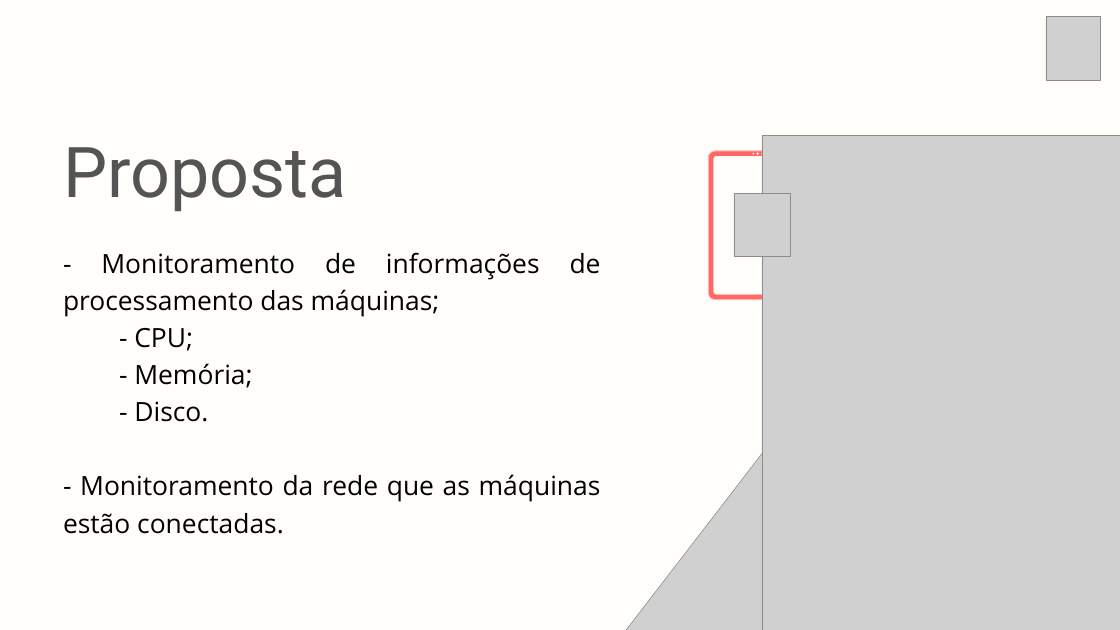
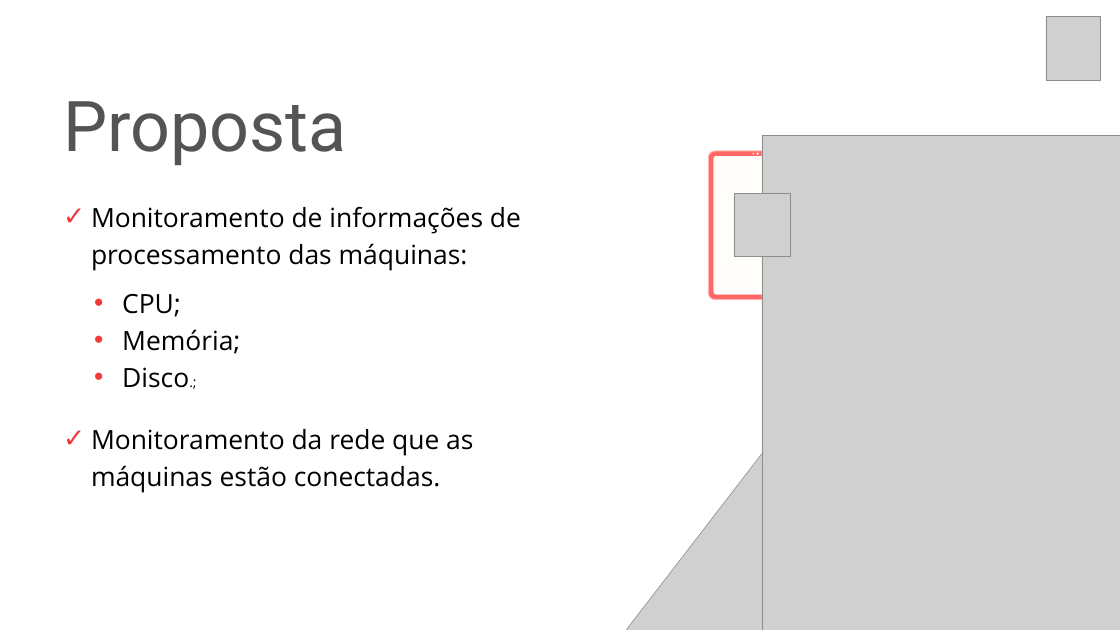
Before and after one commit to christian-raphael/Pyxis, a slide deck: slide 5 of Documentação/Pyxis.pptx. Drawn at 1120x630 pixels with LibreOffice and Linux fonts; fonts in the diff are those of the drawing; grey boxes stand for pictures. Boxes give left, top, right and bottom in pixels: in the first picture for what was removed or moved away, otherwise in the second. Text is boxed around its words. In the diff, an @@ line names an element or a change of style, - is before the commit and + after.

Commit message:
att slide

```diff
--- a/Documentação/Pyxis.pptx
+++ b/Documentação/Pyxis.pptx
@@ background #FFFEFB to #FFFFFF @@
@@ text "Proposta": place and size @@
-text "Proposta" at <box>63,147,346,211</box>
+text "Proposta" at <box>63,101,346,165</box>
@@ text at <box>91,206,521,493</box>: text changed @@
-- Monitoramento de informações de processamento das máquinas;
-- CPU;
-- Memória;
-- Disco.
-- Monitoramento da rede que as máquinas estão conectadas.
+✓ Monitoramento de informações de processamento das máquinas:
+✓ Monitoramento da rede que as máquinas estão conectadas.
@@ text added at <box>122,294,240,388</box>, 34 pt, text #000000 @@
+• CPU;
+• Memória;
+• Disco.;
```
Also in this commit, not shown: 2 other slides changed, 2 slides added, 2 slides removed.
